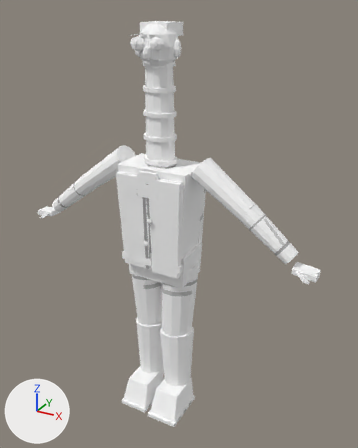
Before and after pictures for a commit that changed the Blender file ArtSource/Supermarket/Cashier/Blender/SupermarketWatcherCashier3D.blend.
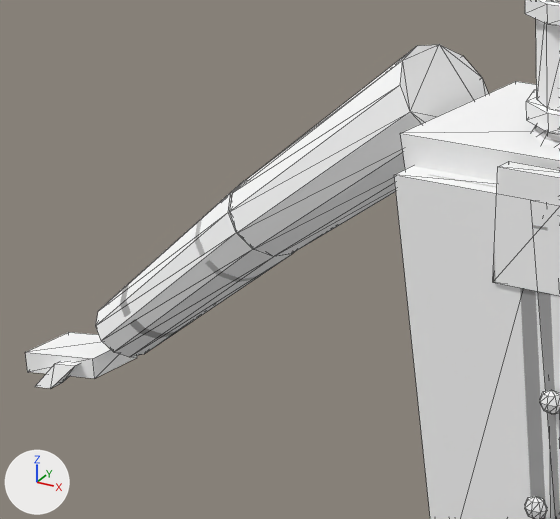
The first picture shows the older version from a 50 mm lens placed at (1.188, -1.992, 2.107), pointed at (0.074, 0.034, 1.094). The close-ups show the older and then the newer version on the part from 9% to 42% of the width and 30% to 55% of the height of that picture. Only the edits that show in the close-ups are written down. Every picture has the same lights, and +X, +Y and +Z are marked at lower left. The close-ups show mesh edges as thin lines.

The first close-up shows 'CLO_ShirtBib', 'CLO_VestFront.L', 'CLO_VestFront.R', 'GEO_Forearm.R', 'GEO_Hand.R', 'GEO_Thumb.R', 'GEO_Torso', 'GEO_UpperArm.R', 'NECK_Segment.01', 'NECK_Segment.02' and 3 more.
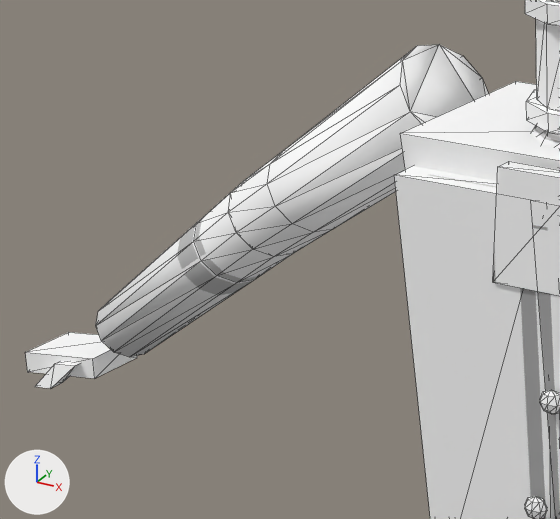
What differs and where, as boxes [x1, y1, x2, y2] in the close-ups (560 x 519 px):
```json
{"object": "GEO_UpperArm.R", "change": "reshaped", "before": [230, 44, 488, 256], "after": [228, 44, 488, 257]}
{"object": "GEO_Forearm.R", "change": "reshaped", "before": [96, 181, 293, 357], "after": [96, 185, 292, 357]}
{"part": 1, "of": "me_geo_upperarm_r_mesh", "change": "built on", "before": [230, 46, 421, 256], "after": [228, 46, 421, 257]}
{"part": 2, "of": "me_geo_forearm_r_mesh", "change": "reshaped", "before": [96, 185, 292, 357], "after": [96, 185, 292, 357]}
{"part": 3, "of": "me_geo_forearm_r_mesh", "change": "surface changed", "before": [228, 181, 255, 250]}
```

Edits to the scene script, one JSON object a line:
```json
{"block": "me_geo_upperarm_r_mesh", "where": "# used by ob_geo_upperarm_r; location = (-0.208, 0.005, 1.418)"}
{"op": "remove", "block": "me_geo_upperarm_r_mesh", "code": "me_geo_upperarm_r_mesh.from_pydata(...)  # 24 vertices, 14 faces; spans x -0.273..0.035, y -0.073..0.073, z -0.214..0.049"}
{"op": "add", "block": "me_geo_upperarm_r_mesh", "code": "me_geo_upperarm_r_mesh.from_pydata(...)  # 36 vertices, 26 faces; spans x -0.275..0.035, y -0.073..0.073, z -0.213..0.049"}
{"block": "me_geo_upperarm_r_mesh", "change": "me_geo_upperarm_r_mesh part 1"}
{"block": "me_geo_upperarm_r_mesh", "change": "1 face is deleted"}
{"block": "me_geo_upperarm_r_mesh", "change": "12 vertices move from x -0.273..-0.217, y -0.072..0.046, z -0.214..-0.134 to x -0.218..-0.158, y -0.073..0.053, z -0.175..-0.092"}
{"block": "me_geo_upperarm_r_mesh", "change": "12 vertices are added at x -0.275..-0.215, y -0.073..0.047, z -0.213..-0.135"}
{"block": "me_geo_upperarm_r_mesh", "change": "13 new faces join them"}
{"block": "me_geo_forearm_r_mesh", "where": "# used by ob_geo_forearm_r; location = (-0.453, -0.008, 1.244)"}
{"op": "remove", "block": "me_geo_forearm_r_mesh", "code": "me_geo_forearm_r_mesh.from_pydata(...)  # 24 vertices, 14 faces; spans x -0.248..0.03, y -0.06..0.06, z -0.205..0.039"}
{"op": "add", "block": "me_geo_forearm_r_mesh", "code": "me_geo_forearm_r_mesh.from_pydata(...)  # 36 vertices, 26 faces; spans x -0.248..0.03, y -0.06..0.06, z -0.205..0.039"}
{"block": "me_geo_forearm_r_mesh", "change": "me_geo_forearm_r_mesh part 2"}
{"block": "me_geo_forearm_r_mesh", "change": "12 faces are deleted"}
{"block": "me_geo_forearm_r_mesh", "change": "12 vertices are added at x -0.084..-0.027, y -0.059..0.055, z -0.08..-0.006"}
{"block": "me_geo_forearm_r_mesh", "change": "24 new faces join them"}
{"block": "me_geo_forearm_r_mesh", "change": "me_geo_forearm_r_mesh part 3: 2 kept faces spanning x -0.248..0.03, y -0.06..0.06, z -0.205..0.039 get new texture (UV) coordinates"}
```
